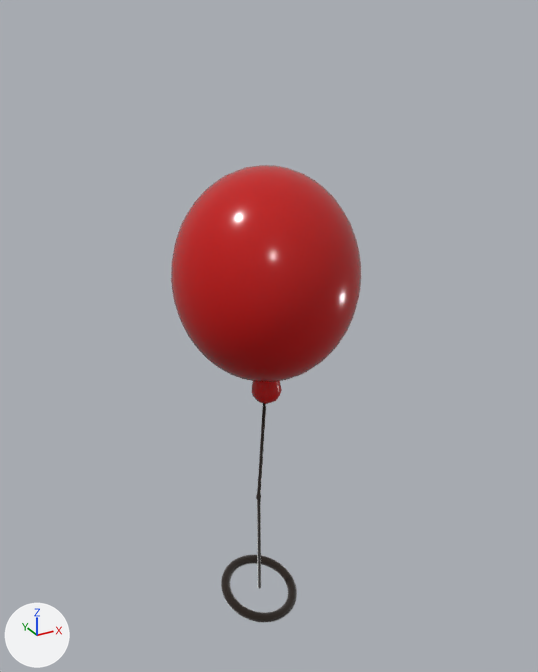
What one commit did to the glTF model assets/models/skin/phu_kien/bongbay.glb.
One viewpoint serves both versions: a 50 mm camera at (-0.176, -0.33, 0.334) aimed at (0.017, 0.021, 0.159). The lights are fixed; the arrows at lower left show +X, +Y and +Z. The first picture is the older version.

Names of what the first picture shows: 'Bong_Bay', 'Day_Bong'.
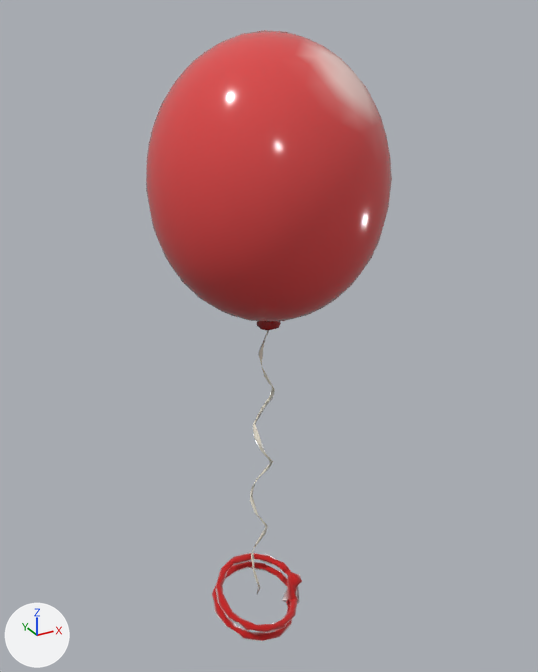
What changed in the scene script:
```text
Add mat_num_bong:
    mat_num_bong = bpy.data.materials.new('Num_Bong')
    # nodes: BsdfPrincipled, Mix, OutputMaterial, VertexColor
    # colours: red #c23838, mixed with the vertex colours
Add mat_day_buoc:
    mat_day_buoc = bpy.data.materials.new('Day_Buoc')
    # nodes: BsdfPrincipled, Mix, OutputMaterial, VertexColor
    # colours: red #e04848, mixed with the vertex colours
Add mat_bong:
    mat_bong = bpy.data.materials.new('Bong')
    mat_bong.use_nodes = True; mat_bong.node_tree.nodes.clear()
    _N = mat_bong.node_tree.nodes; _L = mat_bong.node_tree.links
    n0 = _N.new('ShaderNodeBsdfPrincipled'); n0.name = 'Principled BSDF'
    n0.inputs[2].default_value = 0.15  # 'Roughness'
    n1 = _N.new('ShaderNodeOutputMaterial'); n1.name = 'Material Output'
    n2 = _N.new('ShaderNodeVertexColor'); n2.name = 'Color Attribute'
    _L.new(n0.outputs[0], n1.inputs[0])  # 'BSDF' to 'Surface'
    _L.new(n2.outputs[0], n0.inputs[0])  # 'Color' to 'Base Color'
Change me_day_bong:
    used by ob_day_bong; location = (0.0, 0.0, 0.0)
    remove me_day_bong.from_pydata(...)  # 752 vertices, 1500 faces; spans x -0.026..0.024, y -0.022..0.026, z -0.016..0.14
    add me_day_bong.from_pydata(...)  # 62 vertices, 120 faces; spans x -0.004..0.016, y 0.001..0.019, z -0.015..0.176
    me_day_bong part 1: the loose piece of 547 vertices spanning x -0.026..0.024, y -0.022..0.026, z -0.016..0.003 is deleted
    me_day_bong part 2
    204 vertices are removed from x -0.002..0.012, y 0.0..0.015, z -0.007..0.14
    406 faces are deleted
    61 vertices are added at x -0.004..0.016, y 0.001..0.019, z -0.015..0.176
    120 new faces join them
Add me_num_bong:
    me_num_bong.from_pydata(...)  # 62 vertices, 120 faces; spans x 0.0069..0.021, y 0.0088..0.023, z 0.1655..0.1859
    me_num_bong.materials.append(mat_num_bong)
Add me_day_buoc:
    me_day_buoc.from_pydata(...)  # 170 vertices, 340 faces; spans x -0.0305..0.0291, y -0.0228..0.0311, z -0.0323..0.0009
    me_day_buoc.materials.append(mat_day_buoc)
Add me_bong:
    me_bong.from_pydata(...)  # 491 vertices, 978 faces; spans x -0.05..0.078, y -0.0481..0.08, z 0.1744..0.3241
    me_bong.materials.append(mat_bong)
Remove ob_bong_bay:
    ob_bong_bay = bpy.data.objects.new('Bong_Bay', me_bong_bay)
    ob_bong_bay.location = (0.0, 0.0, 0.0)
Add ob_num_bong:
    ob_num_bong = bpy.data.objects.new('Num_Bong', me_num_bong)
    ob_num_bong.location = (0.0, 0.0, 0.0)
Add ob_day_buoc:
    ob_day_buoc = bpy.data.objects.new('Day_Buoc', me_day_buoc)
    ob_day_buoc.location = (0.0, 0.0, 0.0)
Add ob_bong:
    ob_bong = bpy.data.objects.new('Bong', me_bong)
    ob_bong.location = (0.0, 0.0, 0.0)
```

Where the change shows, as pixel boxes (x1, y1, x2, y2) in the pictures (538 x 672 px):
'Bong', added (red)
    after: (146, 30, 392, 322)
'Bong_Bay', deleted (red)
    before: (171, 165, 361, 404)
'Day_Bong', reshaped (66% narrower, 20% taller)
    before: (221, 403, 297, 622)
    after: (250, 330, 275, 594)
'Day_Buoc', added (red)
    after: (212, 553, 302, 642)
'Num_Bong', added
    after: (257, 321, 281, 331)
part 1 of me_day_bong, deleted
    before: (221, 554, 297, 622)
part 2 of me_day_bong, reshaped
    before: (256, 403, 266, 589)
    after: (250, 330, 275, 594)
